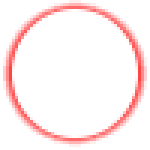
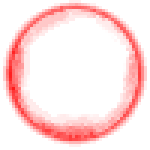
The second 150px x 150px image is a revision of the first. Changes to its layers:
hid "Layer #5" over left=12, top=9, right=138, bottom=138
painted on "shield.png" over left=6, top=3, right=141, bottom=141
